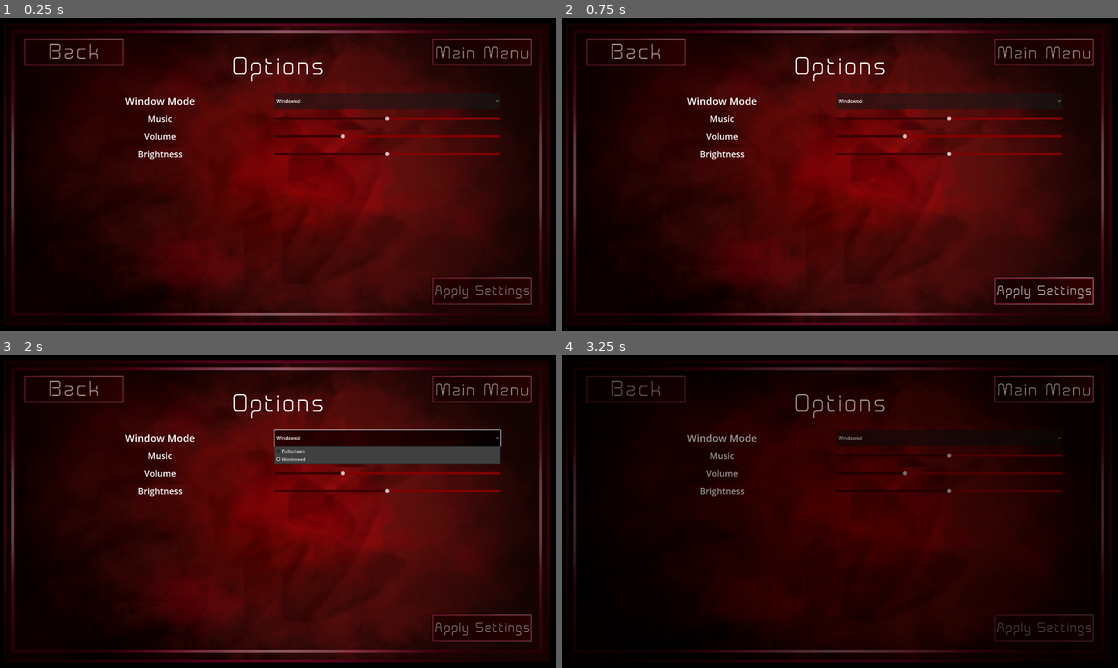
Above: before the commit, frames 1-4 (two rows, left to right).
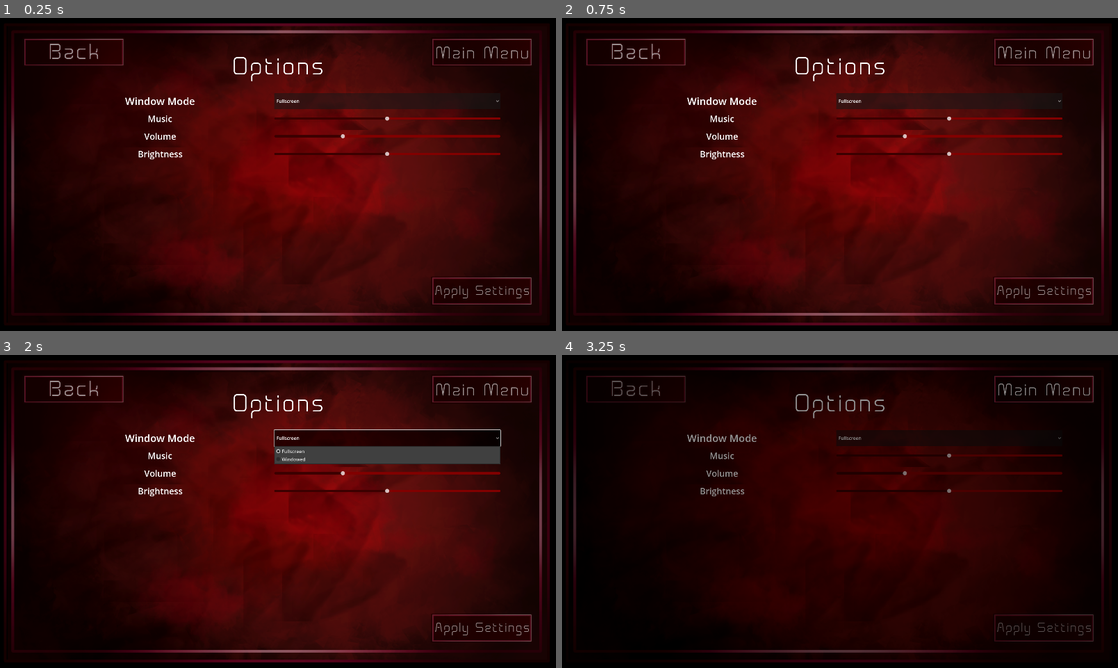
Above: after the commit, the same moments.

Repository: TomkoSK/Layers
Game: Godot game, scene res://Scenes/Settings.tscn
Two runs of this game, one before a commit and one after it. Both use one fixed random seed, a clock stepped at 60 frames per second and the inputs below. This scene is started directly instead of the project's main scene. Video files are missing from this copy of the repository; at most half a second of black plays in their place. Sound files missing from this copy of the repository are replaced by a short silence.
Inputs (mouse positions are in pixels of both pictures, inside the frame that each line leads up to):
- Up to frame 1 (0.25 s): no input
- Up to frame 2 (0.75 s): click (1045, 290) at 0.5 s
- Up to frame 3 (2 s): click "Windowed" (after the commit: "Fullscreen") at 1.25 s
- Up to frame 4 (3.25 s): click (634, 389) at 2 s; click (1045, 389) at 2.75 s

The runs differ from the first frame. In frame 1, less than 0.1% of the frame differs, in the area x 49-54%, y 26-28%; in frame 2, 0.3%, in the area x 49-96%, y 26-92%; in frame 3, less than 0.1%; in frame 4, less than 0.1%.
Error before the commit: Invalid type in function 'changeScene' in base 'Node2D (SceneManager.gd)'. Cannot convert argument 1 from Nil to String. (res://Scripts/Settings.gd:28)
Error after the commit: Invalid type in function 'changeScene' in base 'Node2D (SceneManager.gd)'. Cannot convert argument 1 from Nil to String. (res://Scripts/Settings.gd:54)

Commit message:
Added reset button to settings

Diff:
--- a/ResourceScripts/SettingsResource.gd
+++ b/ResourceScripts/SettingsResource.gd
@@ -5,3 +5,4 @@
 @export var music := 0.5
 @export var volume := 0.3
 @export var brightness : float = 1
+@export var windowMode := 3
--- a/Scenes/Settings.tscn
+++ b/Scenes/Settings.tscn
@@ -9,6 +9,7 @@
 [ext_resource type="Texture2D" uid="uid://b7wr5q5tkau0l" path="res://Textures/settingsBack.png" id="7_keuk3"]
 [ext_resource type="Texture2D" uid="uid://fentpbootfak" path="res://Textures/mainmenusettings.png" id="8_65112"]
 [ext_resource type="Texture2D" uid="uid://detgs3ntftqno" path="res://Textures/applysettings.png" id="9_af8pq"]
+[ext_resource type="Texture2D" uid="uid://6qtyeubyb55i" path="res://Textures/reset.png" id="10_sienh"]
 
 [sub_resource type="LabelSettings" id="LabelSettings_73b4o"]
 font = ExtResource("6_04mlq")
@@ -173,6 +174,15 @@
 [node name="Sprite2D" type="Sprite2D" parent="ApplyButton"]
 position = Vector2(176, 53)
 texture = ExtResource("9_af8pq")
+
+[node name="ResetButton" type="Button" parent="."]
+offset_left = 1407.0
+offset_top = 904.0
+offset_right = 1445.0
+offset_bottom = 942.0
+scale = Vector2(2, 2)
+icon = ExtResource("10_sienh")
+flat = true
 
 [connection signal="item_selected" from="VBoxContainer/WindowMode/OptionButton" to="." method="_on_window_mode_changed"]
 [connection signal="value_changed" from="VBoxContainer/MusicContainer/HSlider" to="." method="_on_music_slider_changed"]
@@ -187,3 +197,4 @@
 [connection signal="mouse_entered" from="ApplyButton" to="." method="_on_apply_button_mouse_entered"]
 [connection signal="mouse_exited" from="ApplyButton" to="." method="_on_apply_button_mouse_exited"]
 [connection signal="pressed" from="ApplyButton" to="." method="_on_apply_button_pressed"]
+[connection signal="pressed" from="ResetButton" to="." method="_on_reset_button_pressed"]
--- a/Scripts/Settings.gd
+++ b/Scripts/Settings.gd
@@ -3,6 +3,8 @@
 var previousScene = null
 var hoveredDict
 var settings
+var applyButtonOpacity = 0.55
+var settingsBefore = null
 
 func _ready():
 	$MenuButton.modulate.a = 0.55
@@ -10,19 +12,43 @@
 	$BackButton.modulate.a = 0.55
 	UIButtons.set_visibility("ui", false)
 	settings = FileManager.load_settings()
-	var windowMode = DisplayServer.window_get_mode()
-	if(windowMode == 0 or windowMode == 1 or windowMode == 2):#All the windowed modes
-		$VBoxContainer/WindowMode/OptionButton.selected = 1#windowed index
-	else:
-		$VBoxContainer/WindowMode/OptionButton.selected = 0
+	settingsBefore = Settings.new()
+	#I know this is autistic I might put it in a function eventually
+	settingsBefore.windowMode = settings.windowMode
+	settingsBefore.music = settings.music
+	settingsBefore.volume = settings.volume
+	settingsBefore.brightness = settings.brightness
+
+	$VBoxContainer/WindowMode/OptionButton.selected = $VBoxContainer/WindowMode/OptionButton.get_item_index(settings.windowMode)
 	$VBoxContainer/MusicContainer/HSlider.value = settings.music
 	$VBoxContainer/VolumeContainer/HSlider.value = settings.volume
 	$VBoxContainer/BrightnessContainer/HSlider.value = settings.brightness
 
+	settingsChanged(false)
+
+func _on_reset_button_pressed():
+	settings.windowMode = settingsBefore.windowMode
+	settings.music = settingsBefore.music
+	settings.volume = settingsBefore.volume
+	settings.brightness = settingsBefore.brightness
+	$VBoxContainer/WindowMode/OptionButton.selected = $VBoxContainer/WindowMode/OptionButton.get_item_index(settings.windowMode)
+	DisplayServer.window_set_mode(settings.windowMode)
+	$VBoxContainer/MusicContainer/HSlider.value = settings.music
+	AudioServer.set_bus_volume_db(1, linear_to_db(settings.music))
+	$VBoxContainer/VolumeContainer/HSlider.value = settings.volume
+	AudioServer.set_bus_volume_db(2, linear_to_db(settings.volume))
+	$VBoxContainer/BrightnessContainer/HSlider.value = settings.brightness
+	GlobalWorldEnvironment.environment.adjustment_brightness = settings.brightness
+	settingsChanged(false)
+
 func _on_apply_button_pressed():
-	ProjectSettings.save()
 	ResourceSaver.save(settings, FileManager.settings_file_name)
-	DisplayServer.window_set_mode(ProjectSettings.get_setting("display/window/size/mode"))#Sets the window mode immediately after applying settings
+	DisplayServer.window_set_mode(settings.windowMode)#Sets the window mode immediately after applying settings
+	settingsBefore.windowMode = settings.windowMode
+	settingsBefore.music = settings.music
+	settingsBefore.volume = settings.volume
+	settingsBefore.brightness = settings.brightness
+	settingsChanged(false)
 
 func _on_back_button_pressed():
 	SceneManager.changeScene(previousScene)
@@ -36,17 +62,21 @@
 		AudioManager.setAmbiencePlaying(false)
 
 func _on_window_mode_changed(index:int):
-	ProjectSettings.set_setting("display/window/size/mode", $VBoxContainer/WindowMode/OptionButton.get_item_id(index))
+	settingsChanged(true)
+	settings.windowMode = $VBoxContainer/WindowMode/OptionButton.get_item_id(index)
 
 func _on_music_slider_changed(value: float):
+	settingsChanged(true)
 	AudioServer.set_bus_volume_db(1, linear_to_db(value))
 	settings.music = value
 
 func _on_volume_slider_changed(value: float):
+	settingsChanged(true)
 	AudioServer.set_bus_volume_db(2, linear_to_db(value))
 	settings.volume = value
 
 func _on_brightness_changed(value: float):
+	settingsChanged(true)
 	settings.brightness = value
 	GlobalWorldEnvironment.environment.adjustment_brightness = settings.brightness#This sets the brightness to the value that was given
 
@@ -69,4 +99,13 @@
 	$ApplyButton.modulate.a = 0.9
 
 func _on_apply_button_mouse_exited():
-	$ApplyButton.modulate.a = 0.55
+	$ApplyButton.modulate.a = applyButtonOpacity
+
+func settingsChanged(changed : bool):
+	if(changed):
+		$ResetButton.show()
+		applyButtonOpacity = 0.8
+	else:
+		$ResetButton.hide()
+		applyButtonOpacity = 0.55
+	$ApplyButton.modulate.a = applyButtonOpacity
--- a/Scripts/SplashScreen.gd
+++ b/Scripts/SplashScreen.gd
@@ -4,6 +4,7 @@
 var changeDuration = 0.9
 
 func _ready():
+	DisplayServer.window_set_mode(FileManager.load_settings().windowMode)
 	UIButtons.set_visibility("ui", false)
 	$Logo.modulate.a = 0
 	var tween = self.create_tween()
Not shown: 1 places in Scenes/Settings.tscn that only renumber resources
Binary file added: Textures/reset.png
Not shown, added: Textures/reset.png.import
